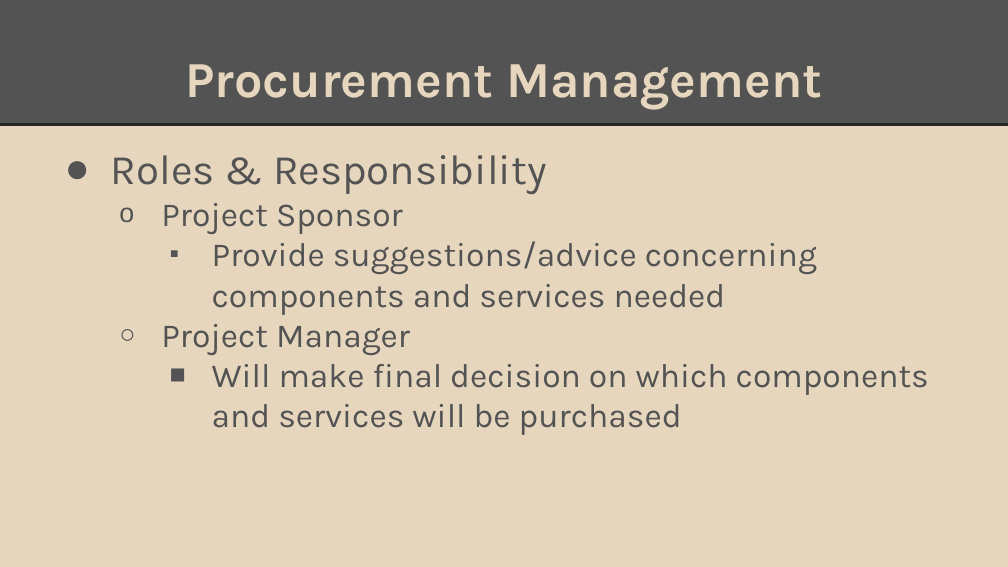
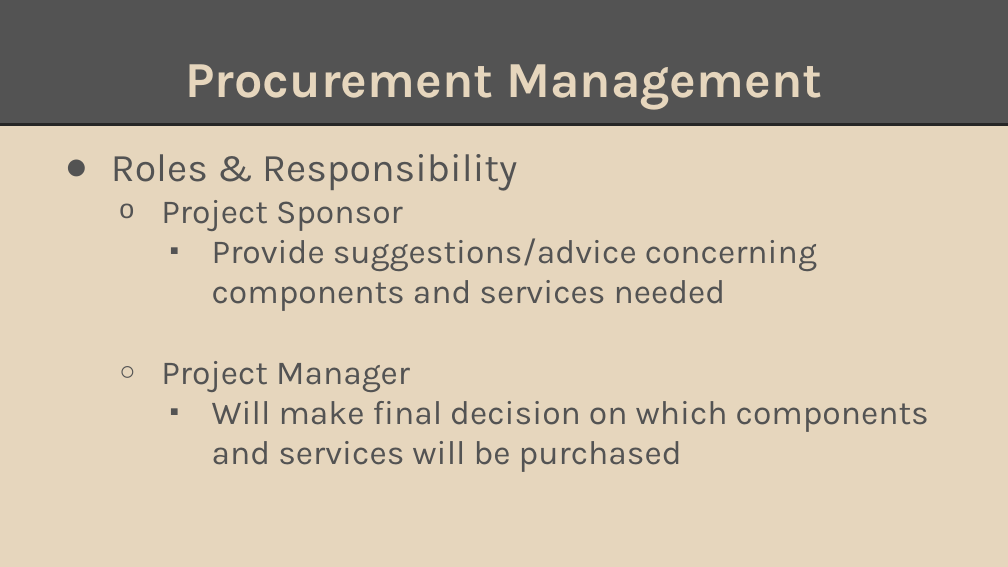
Before and after one commit to Sinmara/Senior-Design, a slide deck: slide 29 of Presentations/Project Charter Presentation.pptx (slide 30 before the commit). Drawn at 1008x567 pixels with LibreOffice and Linux fonts; fonts in the diff are those of the drawing. Boxes give left, top, right and bottom in pixels: in the first picture for what was removed or moved away, otherwise in the second. Text is boxed around its words. In the diff, an @@ line names an element or a change of style, - is before the commit and + after.

```diff
--- a/Presentations/Project Charter Presentation.pptx
+++ b/Presentations/Project Charter Presentation.pptx
@@ text at box(111, 154, 929, 472): size 30 to 28 pt in "Roles & Responsibility"; bullet ■ to ▪ @@
```
Also in this commit, not shown: 9 other slides changed, 5 slides added, 6 slides removed.
